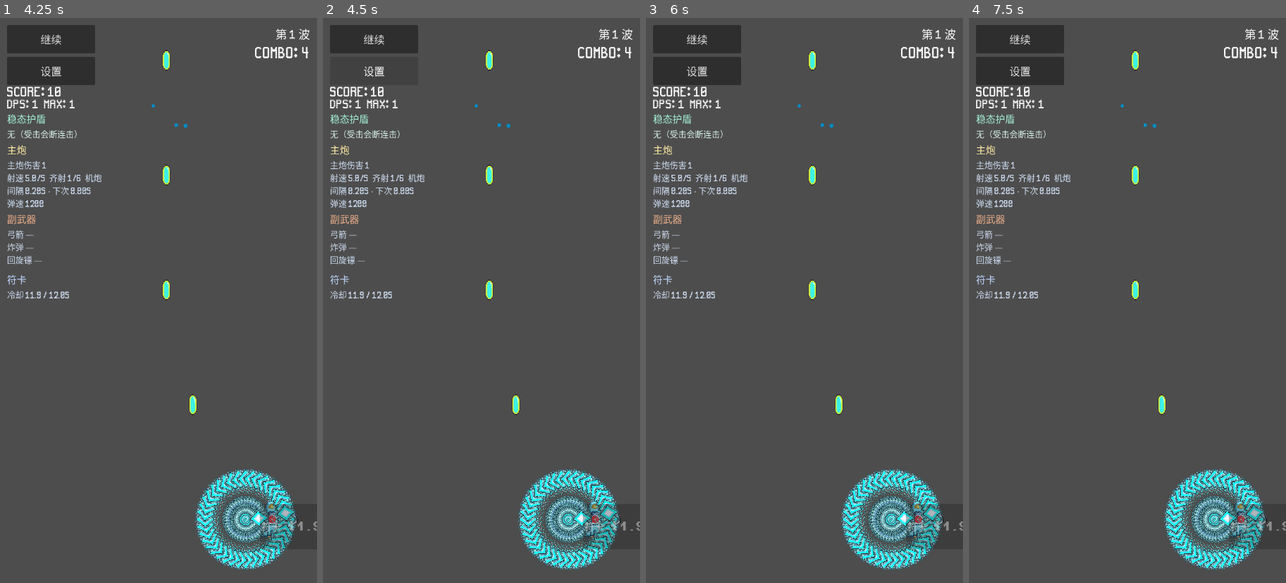
Above: before the commit, frames 1-4 (left to right).
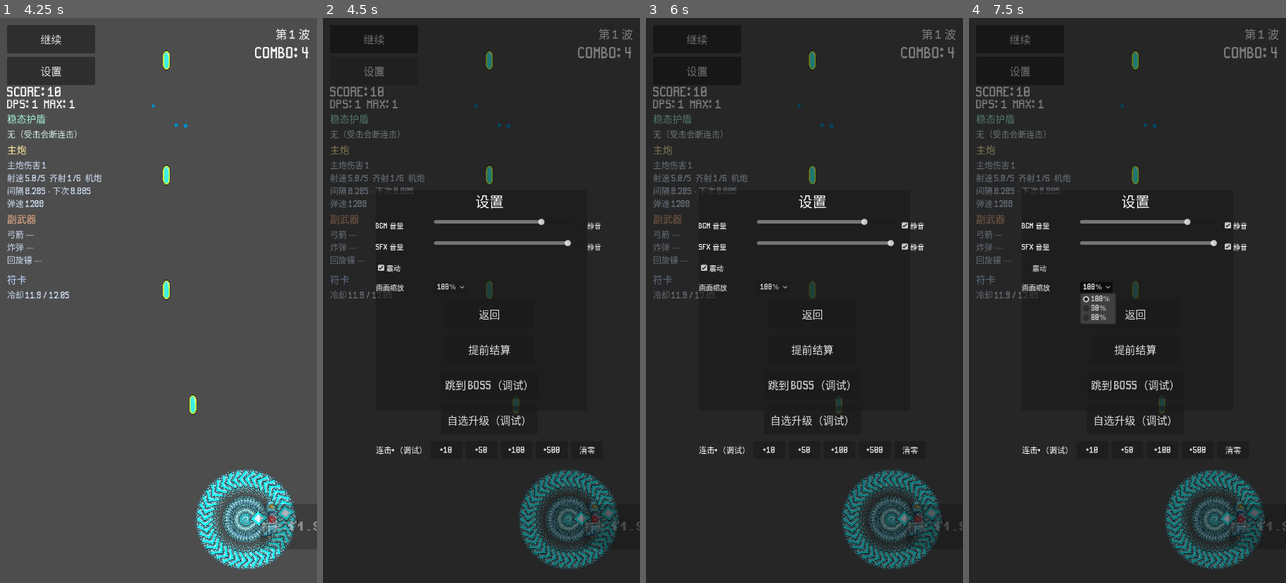
Above: after the commit, the same moments.

Repository: qingzhixing/plane-war
Game: Godot game, scene res://scenes/MainMenu.tscn
Same seed, same stepped clock (60 frames per second), same inputs: the game is played once before the commit and once after it. Sound files missing from this copy of the repository are replaced by a short silence.
Inputs (mouse positions are in pixels of both pictures, inside the frame that each line leads up to):
- Up to frame 1 (4.25 s): click "开始游戏" at 0.5 s; click "暂停" at 1.25 s; click "继续" at 2 s; tap Enter at 2.75 s; move the mouse to (228, 272) at 2.77 s; hold D 2.78-3.5 s; tap P at 2.85 s; click (228, 272) at 2.92 s; tap Space at 3.02 s; drag from (95, 328) to (272, 520) at 3.52 s
- Up to frame 2 (4.5 s): click "设置" at 4.25 s
- Up to frame 3 (6 s): click (912, 227) at 5 s, where only the run after the commit has a clickable "静音"; click (912, 244) at 5.75 s, where only the run after the commit has a clickable "静音"
- Up to frame 4 (7.5 s): click (1133, 266) at 6.5 s, where only the run after the commit has a clickable "震动"; click (1095, 289) at 7.25 s, where only the run after the commit has a clickable "100%"

Frame 1 is identical in both runs. In frame 2, 98% of the frame differs, in the area x 0-100%, y 0-100%; in frame 3, 97%; in frame 4, 96%.
Error before the commit: Parse Error: Cannot infer the type of "n" variable because the value doesn't have a set type. (res://scripts/settings_ui.gd:187)

Commit message:
🐛 FIX: settings_ui 连击调试按钮信号绑定类型推断
Made-with: Cursor

Diff:
--- a/scripts/settings_ui.gd
+++ b/scripts/settings_ui.gd
@@ -184,8 +184,7 @@
 		b.text = "+%d" % add_n
 		b.custom_minimum_size = Vector2(72, 40)
 		b.add_theme_font_size_override("font_size", 18)
-		var n := add_n
-		b.pressed.connect(func() -> void: _on_debug_combo_add(n))
+		b.pressed.connect(_on_debug_combo_add.bind(int(add_n)))
 		_debug_combo_row.add_child(b)
 	var b0 := Button.new()
 	b0.text = "清零"
